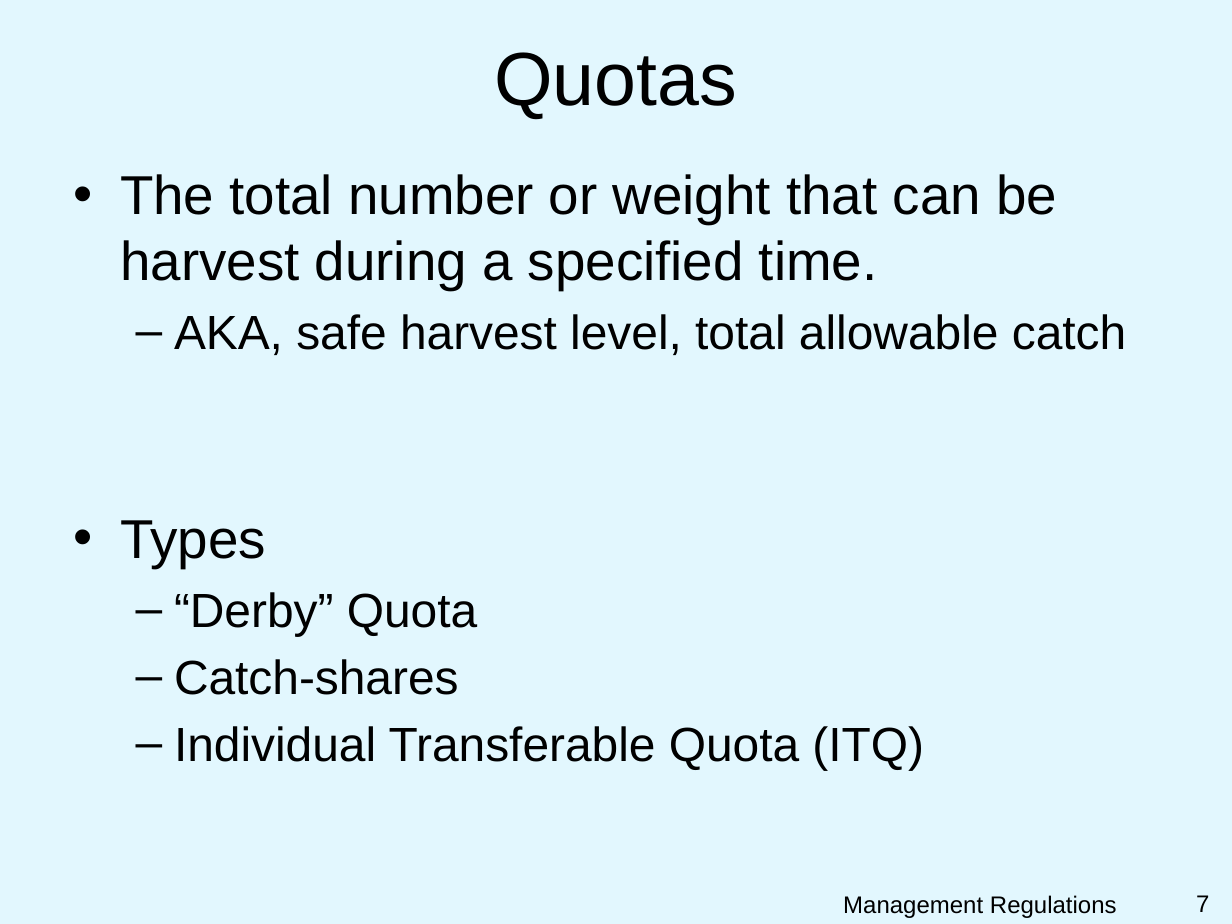
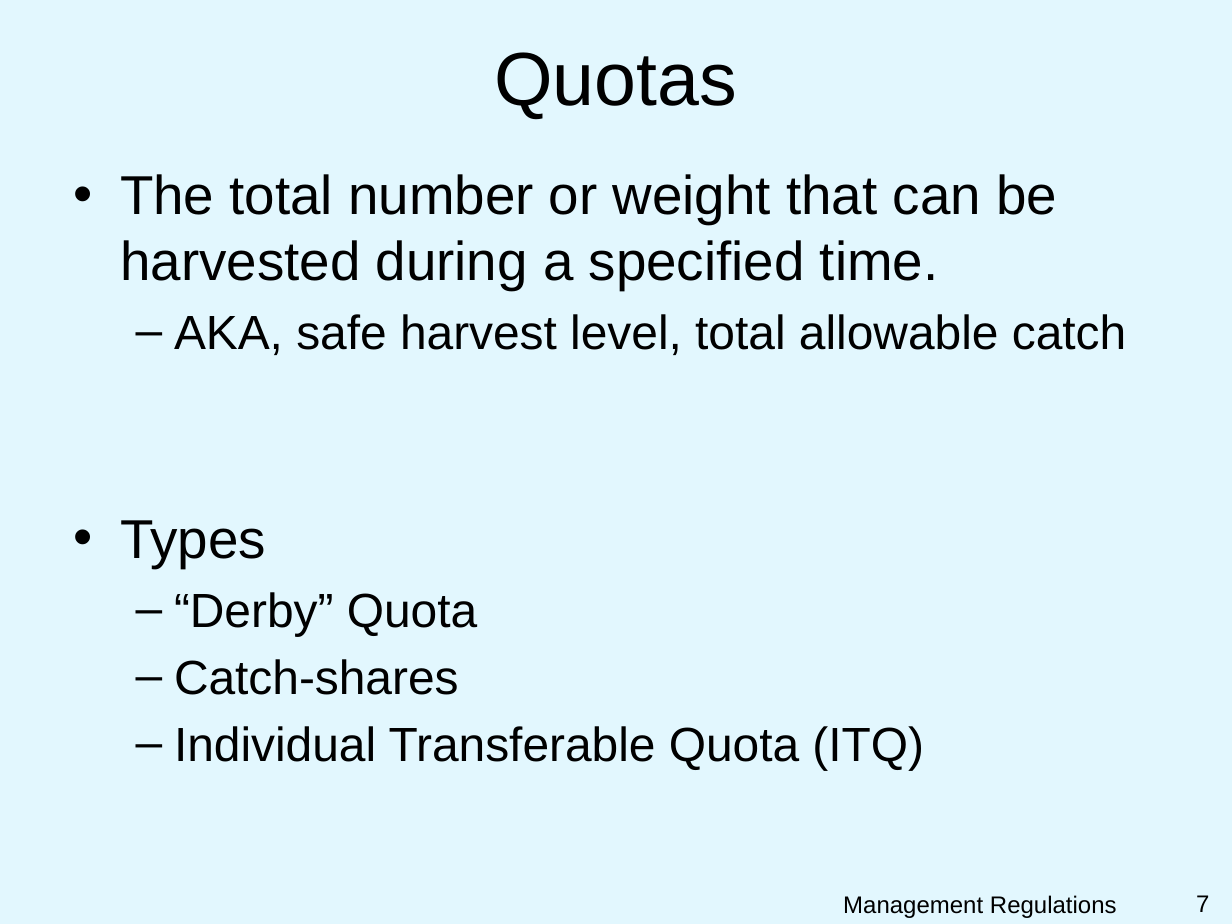
Before and after one commit to droglenc/NCNRS349, a slide deck: slide 7 of modules/MgmntTools/PPT.pptx. Drawn at 1232x924 pixels with LibreOffice and Linux fonts; fonts in the diff are those of the drawing; background and template pictures are left out. Boxes give left, top, right and bottom in pixels: in the first picture for what was removed or moved away, otherwise in the second. Text is boxed around its words. In the diff, an @@ line names an element or a change of style, - is before the commit and + after.

Commit message:
Updated slides

```diff
--- a/modules/MgmntTools/PPT.pptx
+++ b/modules/MgmntTools/PPT.pptx
@@ text at <box>120,174,1057,290</box>: text changed @@
-• The total number or weight that can be harvest during a specified time.
+• The total number or weight that can be harvested during a specified time.
```
Also in this commit, not shown: 1 other file.
